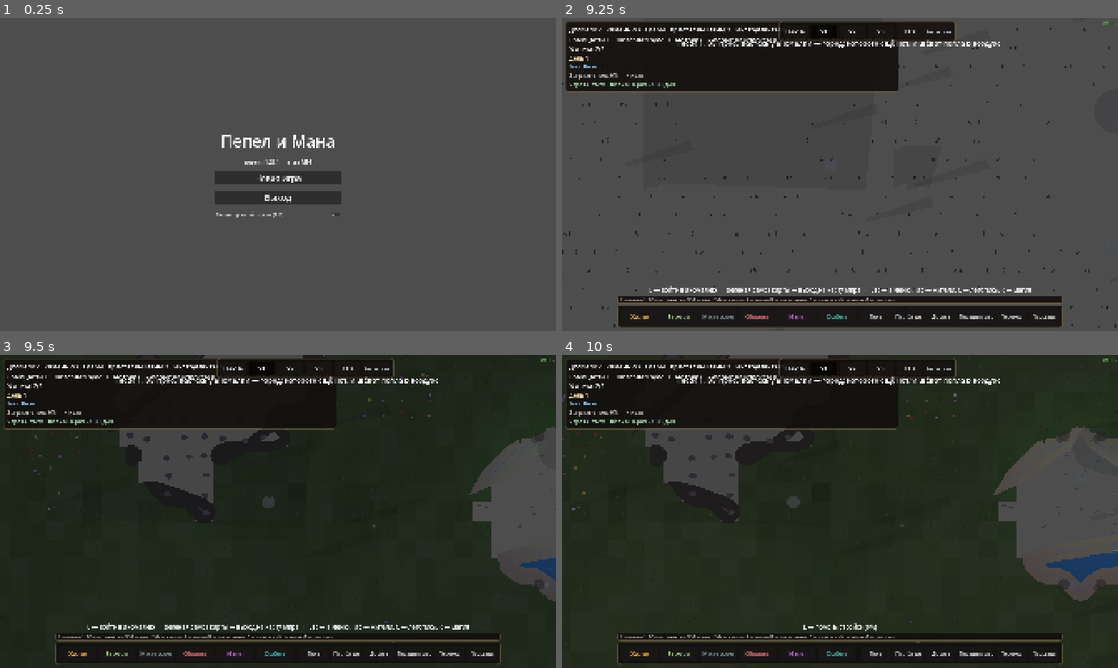
Above: before the commit, frames 1-4 (two rows, left to right).
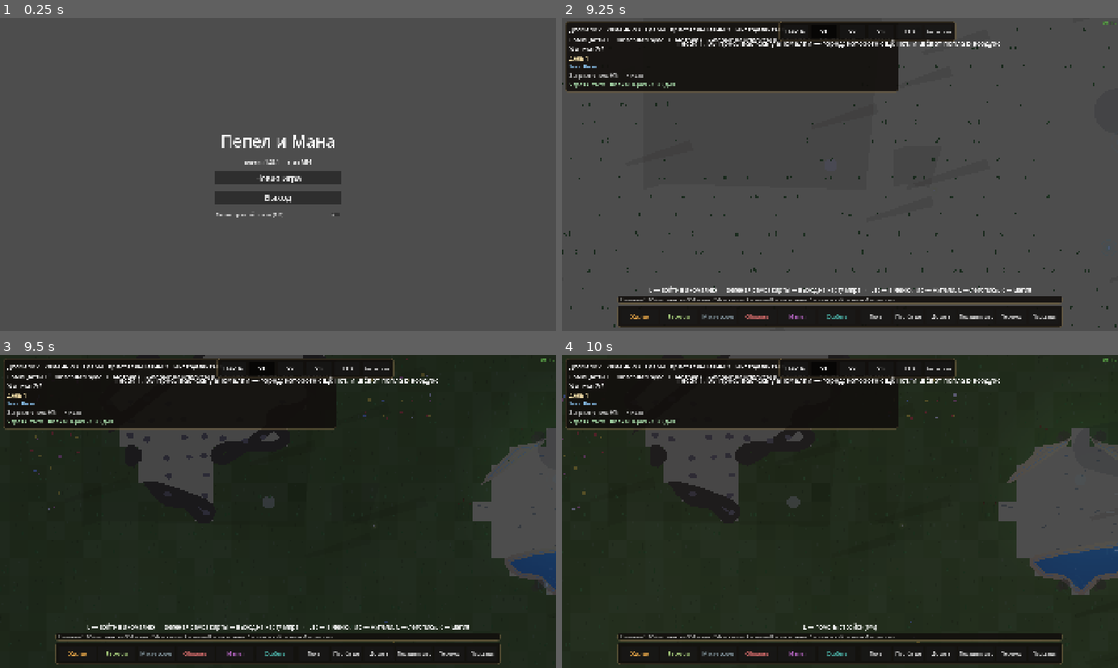
Above: after the commit, the same moments.

Repository: SDVGames-Studio/pepel-i-mana
Game: Godot game, scene res://scenes/main_menu.tscn
Two runs of this game, one before a commit and one after it. Both use one fixed random seed, a clock stepped at 60 frames per second and the inputs below.
Inputs (mouse positions are in pixels of both pictures, inside the frame that each line leads up to):
- Up to frame 1 (0.25 s): no input
- Up to frame 2 (9.25 s): click "Новая игра" at 0.5 s; click "Новая игра" at 1.25 s; click "Полноэкранный режим (F11)" at 2 s; tap Enter at 2.75 s; move the mouse to (962, 158) at 2.77 s; hold D (move_right) 2.78-3.5 s; tap Space (dash) at 2.85, 3.5 s; click (962, 158) at 2.92 s; drag from (728, 190) to (812, 237) at 3.52 s; click "Полноэкранный режим (F11)" at 4.25 s; click "Норма" at 5 s; click "Тест-режим: много ресурсов, р…" at 5.75 s; click "Мало" at 6.5 s; click "Ссоры и воровство среди жител…" at 7.25 s; click "Много" at 8 s; click "Основать город" at 8.75 s
- Up to frame 3 (9.5 s): no input
- Up to frame 4 (10 s): move the mouse to (895, 442) at 9.52 s; hold D (move_right) from 9.53 s (still down); tap B at 9.6 s

Frames 1-2 are identical in both runs. In frame 3, 0.8% of the frame differs, in the area x 84-100%, y 22-79%; in frame 4, 1.2%, in the area x 77-100%, y 22-79%.
Error in both runs: Cannot call method 'get_size' on a null value. (res://scripts/city_view.gd:342)

Commit message:
Волна 6: ночные облака тёмные (вода не белеет); песчаная кромка внутри воды — реки не мутные, без выплеска на скалы; скалы слоёвкой «светлая вершина — тёмное подножие» внутри силуэта, руда кристаллами; ГЛАВНОЕ: classify_water() после восстановления сетки в сейве — типы воды совпадают с картой, герой проходит реки

Diff:
--- a/scripts/city_map.gd
+++ b/scripts/city_map.gd
@@ -55,7 +55,7 @@
 		_generate_once(seed_value + attempt * 1013, params)
 		if _connected():
 			break
-	_classify_water()
+	classify_water()
 	_setup_astar()
 	mark_terrain_solid()
 
@@ -101,8 +101,12 @@
 
 ## Классификация водоёмов (v1.29.1, брод): вытянутая лента — река, малое
 ## компактное пятно — болотце, остальное — озеро. Один источник правды для
-## путей (вес/замедление) и отрисовки (city_terrain берёт отсюда).
-func _classify_water() -> void:
+## путей (вес/замедление) и отрисовки (city_terrain берёт отсюда). Публичная:
+## save_game перезапускает её ПОСЛЕ восстановления сетки из сейва (каркас
+## генерируется с сидом 0 и перекрывается сохранёнными тайлами — без
+## переклассификации типы воды не совпадали с реальной картой, и герой
+## «не проходил по водным препятствиям»).
+func classify_water() -> void:
 	water_kind = {}
 	var seen := {}
 	for y in h:
--- a/scripts/city_sky.gd
+++ b/scripts/city_sky.gd
@@ -323,12 +323,14 @@
 		_build_clouds()
 	var ts := float(map.ts)
 	var span := Vector2(map.w * ts, map.h * ts)
-	# плотность и цвет: днём серые по силе света, ночью — бледно-синие
+	# плотность и цвет: тени и днём и ночью ТЁМНЫЕ (волна 6: бледно-голубые
+	# ночные облака поверх затемнённого мира читались «вода белеет»);
+	# ночью — слабее и холоднее
 	var base_a := 0.13 if mood == MOOD_OVERCAST else 0.09
 	if weather == "rain" or weather == "snow":
 		base_a = 0.14
 	var col := Color(0.10, 0.11, 0.16, base_a) if not night \
-			else Color(0.45, 0.50, 0.72, base_a * 0.5)
+			else Color(0.03, 0.04, 0.08, base_a * 0.7)
 	for i in count:
 		var cl: Dictionary = _clouds[i]
 		var hull: PackedVector2Array = cl["hull"]
--- a/scripts/city_terrain.gd
+++ b/scripts/city_terrain.gd
@@ -589,17 +589,23 @@
 		# течение и так читается струями, у малых прудов контур был «ромбом»)
 		if kind == "lake" and _loop_area(loop) > 18.0 * ts * ts:
 			_stroke_inside(loop, 0.60, ts * 0.8, Color(deep_col.r, deep_col.g, deep_col.b, 0.4))
-	# берег: пляж по контуру и светлый урез воды внутри — озёрам и рекам
+	# берег (волна 6): песок ВНУТРИ кромки воды. Раньше штрих шёл по контуру
+	# шириной 0.9 тайла — на узкой реке съедал всю воду («реки мутные»), а на
+	# малых водоёмах выплёскивался на соседние скалы («текстуры залазят»)
 	for entry in _water_cached:
 		if String(entry["kind"]) == "swamp":
 			continue
 		var loop: PackedVector2Array = entry["loop"]
 		if int(entry["depth"]) % 2 == 1:
 			continue
-		_stroke_on_loop(loop, ts * 0.9, shore_col)
+		var kind := String(entry["kind"])
+		var w := ts * 0.3
+		if kind == "lake" and _loop_area(loop) > 30.0 * ts * ts:
+			w = ts * 0.55
+		_stroke_inside(loop, 0.985, w, shore_col)
 		# влажный блеск у кромки — едва заметный, без «синей разметки»
-		var wcol: Color = _water_river if String(entry["kind"]) == "river" else _water_lake
-		_stroke_inside(loop, 0.965, 1.5, Color(wcol.lightened(0.25), 0.45))
+		var wcol: Color = _water_river if kind == "river" else _water_lake
+		_stroke_inside(loop, 0.955, 1.5, Color(wcol.lightened(0.25), 0.45))
 	_draw_swamp_blobs(ts)
 	# украшения по тайлам внутри контура — у каждой воды свои
 	for y in map.h:
@@ -875,16 +881,20 @@
 		# заливка региона; край накрывает тёмная кромка массива по контуру
 		_fill_loop_cached(loop, entry["tris"], base)
 		_stroke_on_loop(loop, ts * 0.55, Color("#55503f"))
-		# v1.29.1 (правки приёмки): вместо концентрических внутренних колец
-		# (читались странными кругами) — светлое плато со сдвигом к солнцу
-		# и мягкая тень подошвы; рельеф без «слоёв»
+		# v1.29.1 волна 6 — «настоящая гора»: светлая вершина у верхнего края
+		# и тёмное подножие в сердце массива; всё ВНУТРИ силуэта, без
+		# выступающих плато и концентрических колец
 		if _loop_area(loop) > 6.0 * ts * ts:
-			var plateau := _shrunk_loop(loop, 0.78)
-			for i in plateau.size():
-				plateau[i] += Vector2(0, -ts * 0.14)
-			_fill_loop_cached(plateau, Geometry2D.triangulate_polygon(plateau),
-					base.lightened(0.08))
-			_stroke_inside(loop, 0.965, ts * 0.35, base.darkened(0.10))
+			var top := _shrunk_loop(loop, 0.84)
+			for i in top.size():
+				top[i] += Vector2(0, -ts * 0.08)
+			_fill_loop_cached(top, Geometry2D.triangulate_polygon(top),
+					base.lightened(0.09))
+			var heart := _shrunk_loop(loop, 0.58)
+			for i in heart.size():
+				heart[i] += Vector2(0, ts * 0.10)
+			_fill_loop_cached(heart, Geometry2D.triangulate_polygon(heart),
+					base.darkened(0.09))
 	# пятнистость, трещины и руда — по тайлам внутри массива
 	for y in map.h:
 		for x in map.w:
@@ -933,15 +943,16 @@
 		if frac < 0.33:
 			_drawer.draw_line(rect.position + Vector2(ts * 0.65, ts * 0.2),
 					rect.position + Vector2(ts * 0.5, ts * 0.55), Color(0.12, 0.11, 0.09, 0.85), 1.4)
-	# руда: золотые или рыжие вкрапления
+	# руда (волна 6): кристаллы-ромбики с блеском вместо точек-горошин
 	if ore:
 		var gold := _hash(x, y, 4) == 0
 		var col := Color("#e0b13e") if gold else Color("#b0684a")
-		for i in 4:
+		for i in 3:
 			var h2 := _hash(x * 13 + i, y * 17 + i, 100)
-			var fx := rect.position.x + 5.0 + float(h2 % int(ts - 10.0))
-			var fy := rect.position.y + 10.0 + float((h2 / 3) % int(ts - 16.0))
-			_drawer.draw_circle(Vector2(fx, fy), 1.6 + float(h2 % 2), col)
+			var fx := rect.position.x + 6.0 + float(h2 % int(ts - 12.0))
+			var fy := rect.position.y + 9.0 + float((h2 / 3) % int(ts - 16.0))
+			_draw_diamond(Vector2(fx, fy), 2.4 + float(h2 % 3), col)
+			_draw_diamond(Vector2(fx - 1.0, fy - 1.2), 1.1, col.lightened(0.4))
 
 
 ## Заполненный эллипс полигоном (для глыб гряды).
@@ -953,3 +964,13 @@
 		var a := TAU * float(i) / 18.0
 		pts.append(center + Vector2(cos(a) * rx, sin(a) * ry))
 	_drawer.draw_colored_polygon(pts, col)
+
+
+## Ромб-кристалл (руда) с центром center и полудиагональю r.
+func _draw_diamond(center: Vector2, r: float, col: Color) -> void:
+	if r < 0.8:
+		return
+	_drawer.draw_colored_polygon(PackedVector2Array([
+		center + Vector2(0, -r), center + Vector2(r * 0.7, 0),
+		center + Vector2(0, r), center + Vector2(-r * 0.7, 0),
+	]), col)
--- a/scripts/save_game.gd
+++ b/scripts/save_game.gd
@@ -405,6 +405,8 @@
 	map.generate(0, cfg)   # каркас (astar, размеры) — состояние перекрывается ниже
 	if _apply_city_map(map, cd.get("map", {}), cfg) != "":
 		return "save.load_failed"
+	map.classify_water()   # v1.29.1: типы воды (река/озеро/болото) — по
+	                       # ВОССТАНОВЛЕННОЙ сетке, не по каркасу сида 0
 	var sim = load(CITY_SIM_SCRIPT).new()
 	sim.map = map
 	sim.cfg = cfg
Not shown, changed: CHANGELOG_E2.md
